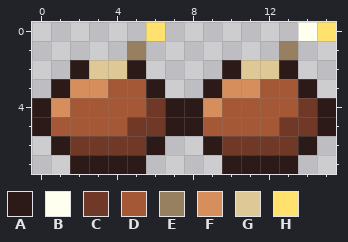
File history of a pixel-art file, assets/items/bomb_lit.aseprite. Above is the file before it was changed.
16x8 pixels, 1 frame.
Palette (. is transparent): A #2c1a18  B #fffff0  C #703826  D #a45836  E #968060  F #d68e5c  G #dec896  H #ffe26e
Pixels before, first column x 0:
0 ......H.......BH
1 .....E.......E..
2 ..AGGA....AGGA..
3 .AFFDDA..AFFDDA.
4 AFDDDDCAAFDDDDCA
5 ADDDDCCAADDDDCCA
6 .ACCCCA..ACCCCA.
7 ..AAAA....AAAA..
The result:
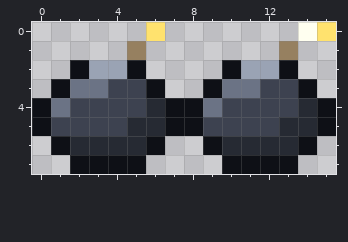
Changes in this commit:
colour A: #2c1a18 -> #0e1016
colour C: #703826 -> #262a33
colour D: #a45836 -> #3d4250
colour F: #d68e5c -> #6b7385
colour G: #dec896 -> #9aa3b4
Changed places in both pictures, as pixel boxes (x1, y1, x2, y2):
changed: (32, 60, 336, 174)
